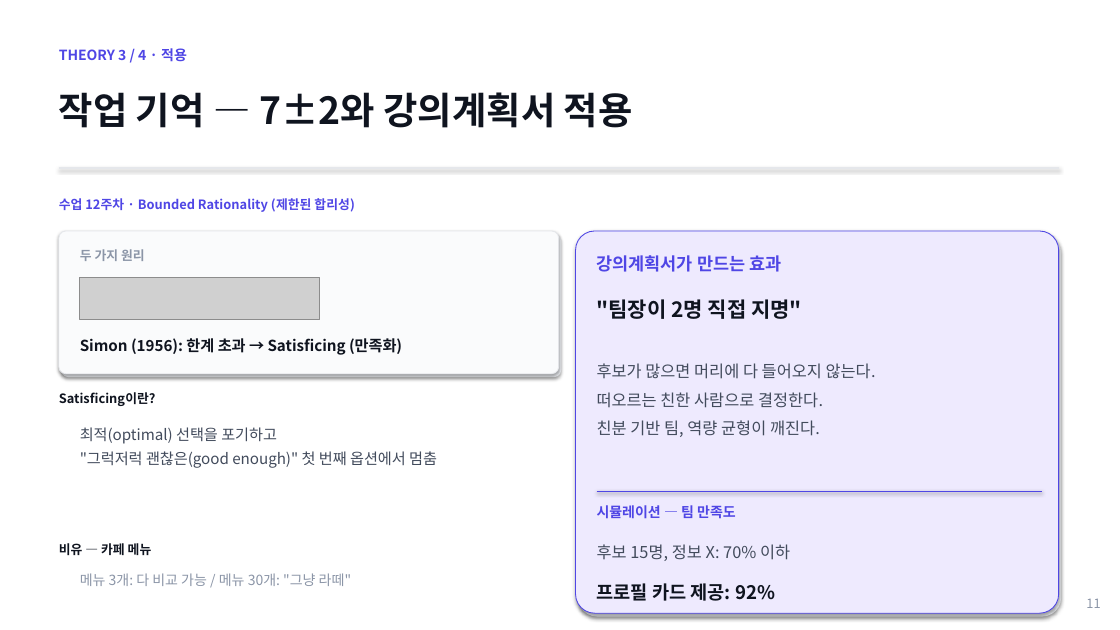
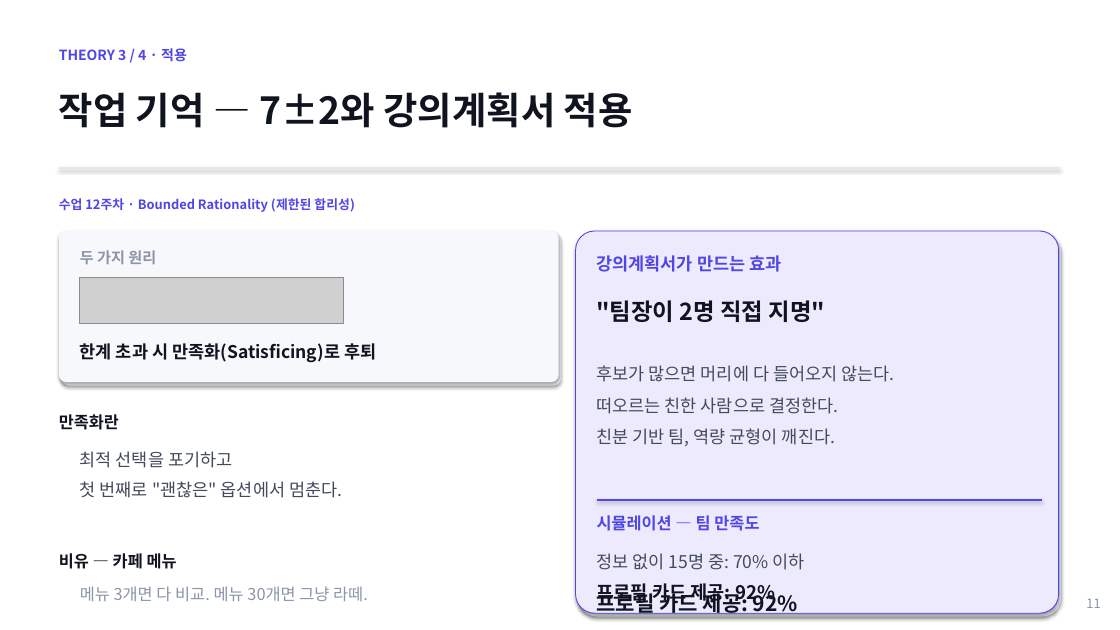
Before and after one commit to lshpy/imen315-syllabus-meta, a slide deck: slide 11 of team_project/kickoff_2026-05-11.pptx. Drawn at 1120x630 pixels with LibreOffice and Linux fonts; fonts in the diff are those of the drawing; grey boxes stand for pictures. Boxes give left, top, right and bottom in pixels: in the first picture for what was removed or moved away, otherwise in the second. Text is boxed around its words. In the diff, an @@ line names an element or a change of style, - is before the commit and + after.

```diff
--- a/team_project/kickoff_2026-05-11.pptx
+++ b/team_project/kickoff_2026-05-11.pptx
@@ rounded rectangle: place and size @@
-rounded rectangle at box(59, 231, 559, 374)
+rounded rectangle at box(59, 231, 559, 382)
@@ rounded rectangle at box(59, 231, 559, 382): fill #FAFBFC to #F7F8FB; outline #E5E7EB 0.75 pt to none @@
@@ rounded rectangle: place and size @@
-rounded rectangle at box(61, 234, 561, 377)
+rounded rectangle at box(61, 234, 561, 386)
@@ text "두 가지 원리" at box(80, 250, 156, 264): size 11 to 13 pt @@
@@ picture: place and size @@
-picture at box(80, 277, 320, 319)
+picture at box(80, 277, 344, 323)
@@ text ""팀장이 2명 직접 지명"" at box(597, 300, 825, 322): size 18 to 20 pt @@
@@ text at box(80, 343, 376, 363): text changed; size 13 to 15 pt @@
-Simon (1956): 한계 초과 → Satisficing (만족화)
+한계 초과 시 만족화(Satisficing)로 후퇴
@@ text "후보가 많으면 머리에 다 들어오지 ..." at box(597, 365, 894, 446): size 14 to 15 pt; line spacing 1.45 to 1.5 @@
@@ text at box(59, 414, 119, 430): text changed; size 11 to 14 pt @@
-Satisficing이란?
+만족화란
@@ text at box(80, 451, 342, 498): text changed; size 13 to 15 pt @@
-최적(optimal) 선택을 포기하고
-"그럭저럭 괜찮은(good enough)" 첫 번째 옵션에서 멈춤
+최적 선택을 포기하고
+첫 번째로 "괜찮은" 옵션에서 멈춘다.
@@ text "시뮬레이션 — 팀 만족도": place and size @@
-text "시뮬레이션 — 팀 만족도" at box(597, 505, 736, 519)
+text "시뮬레이션 — 팀 만족도" at box(597, 515, 759, 531)
@@ line moved from (597, 492) - (1042, 492) to (597, 500) - (1042, 500) @@
@@ text "시뮬레이션 — 팀 만족도" at box(597, 515, 759, 531): size 12 to 14 pt @@
@@ text "비유 — 카페 메뉴": place and size @@
-text "비유 — 카페 메뉴" at box(59, 543, 152, 555)
+text "비유 — 카페 메뉴" at box(59, 553, 177, 569)
@@ text "비유 — 카페 메뉴" at box(59, 553, 177, 569): size 11 to 14 pt @@
@@ text at box(597, 553, 805, 570): text changed; size 14 to 15 pt @@
-후보 15명, 정보 X: 70% 이하
+정보 없이 15명 중: 70% 이하
@@ text at box(80, 586, 368, 601): text changed; size 12 to 14 pt @@
-메뉴 3개: 다 비교 가능 / 메뉴 30개: "그냥 라떼"
+메뉴 3개면 다 비교. 메뉴 30개면 그냥 라떼.
@@ text added at box(597, 580, 775, 605), 18 pt, text #0F141F, bold @@
+프로필 카드 제공: 92%
```
Also in this commit, not shown: 3 other slides changed, 1 other file.
